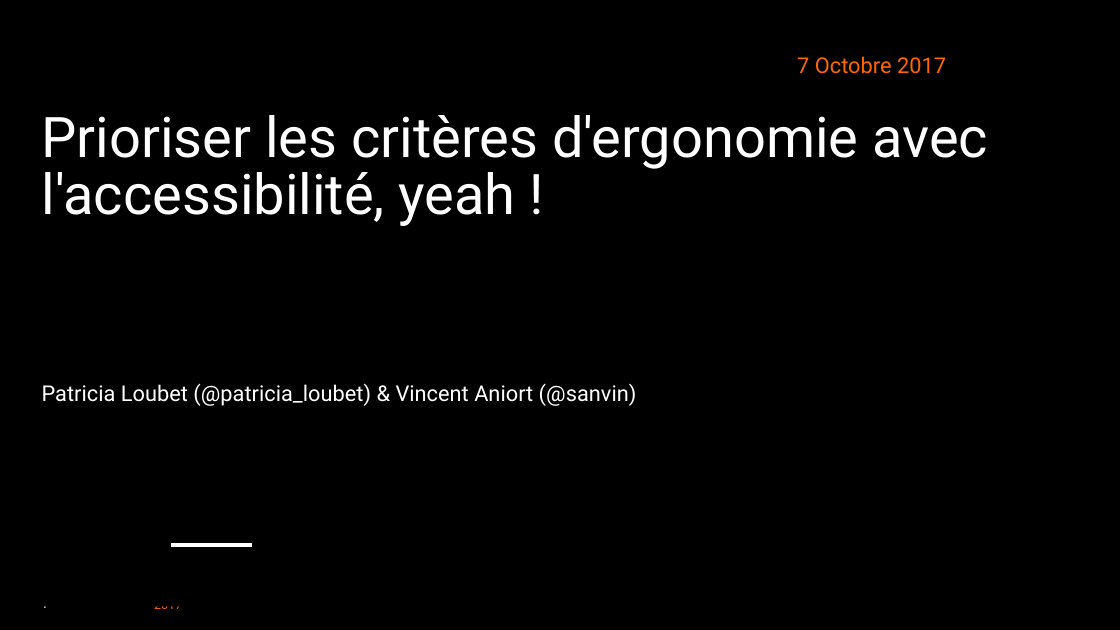
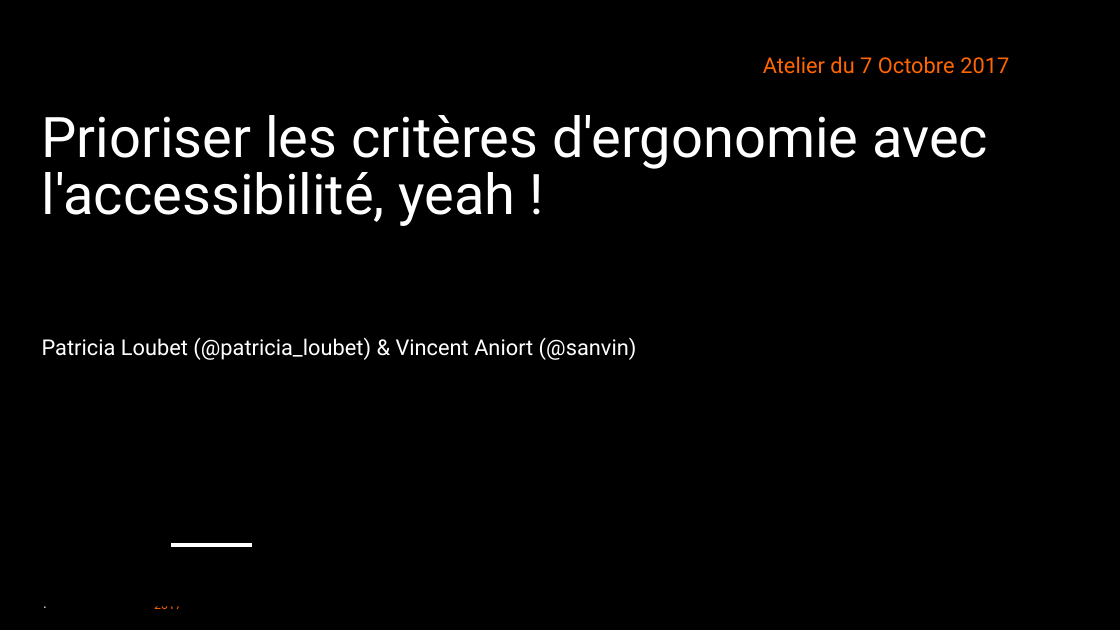
Before and after one commit to Aniort/PW2017, a slide deck: slide 1 of pw2017-Ergo a11y VT.ppt. Drawn at 1120x630 pixels with LibreOffice and Linux fonts; fonts in the diff are those of the drawing; background and template pictures are left out. Boxes give left, top, right and bottom in pixels: in the first picture for what was removed or moved away, otherwise in the second. Text is boxed around its words. In the diff, an @@ line names an element or a change of style, - is before the commit and + after.

```diff
--- a/pw2017-Ergo a11y VT.ppt
+++ b/pw2017-Ergo a11y VT.ppt
@@ text at [763,56,1009,74]: text changed @@
-7 Octobre 2017
+Atelier du 7 Octobre 2017
@@ text "Prioriser les critères d'ergonomie avec ..." rewrapped from [42,115,988,406] to [42,115,988,360] @@
```
Also in this commit, not shown: 22 other slides changed, 1 slide added, 3 slides removed, 7 other files.
